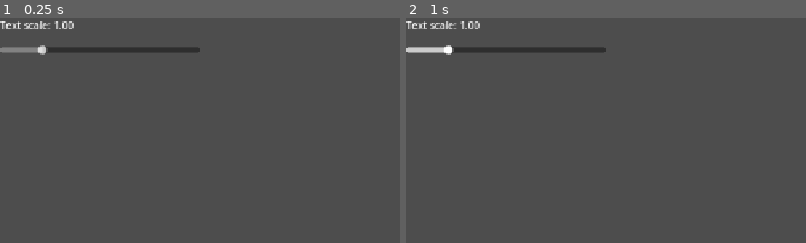
Above: before the commit, frames 1-2 (left to right).
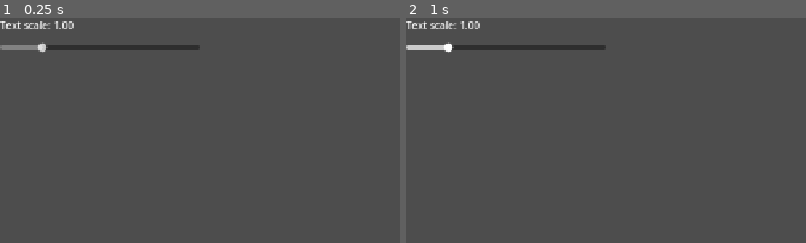
Above: after the commit, the same moments.

Repository: xabiervc/final-thaw
Game: Godot game, scene res://scenes/ui/options_menu.tscn
Two runs of this game, one before a commit and one after it. Both use one fixed random seed, a clock stepped at 60 frames per second and the inputs below. This scene is started directly instead of the project's main scene.
Inputs (mouse positions are % of the whole screen's width and height, from its top left):
- Up to frame 1 (0.25 s): no input
- Up to frame 2 (1 s): tap Enter at 0.5 s; move the mouse to (72, 45) at 0.52 s; hold D (move_right) from 0.53 s (still down); hold E (interact) from 0.53 s (still down); click (72, 45) at 0.67 s; tap Tab (scan) at 0.8 s
The pictures show only the part of the screen within x 0-50%, y 0-50%; the shares and areas given below are measured in that part.

The runs differ from the first frame. In frame 1, 1.0% of the frame differs, in the area x 0-50%, y 10-17%; in frame 2, 1.0%.
Error before the commit: Invalid call. Nonexistent function 'get_flag' in base 'Node (game_manager.gd)'. (res://scripts/ui/options_menu.gd:35)
Error after the commit: Invalid call. Nonexistent function 'get_flag' in base 'Node (game_manager.gd)'. (res://scripts/ui/options_menu.gd:38)

Commit message:
feat(accessibility): add runtime remapping for core actions

Diff:
--- /dev/null
+++ b/scripts/managers/input_remap_manager.gd
@@ -0,0 +1,44 @@
+class_name InputRemapManager
+extends RefCounted
+
+## Runtime keyboard remapping for core gameplay actions.
+## Bindings are persisted through GameStateManager.
+
+const REMAPPABLE_ACTIONS: Array[String] = ["interact", "jump", "scan"]
+
+static func current_keycode(action: String) -> int:
+	if not InputMap.has_action(action):
+		return KEY_NONE
+	for event in InputMap.action_get_events(action):
+		var key_event := event as InputEventKey
+		if key_event != null:
+			return key_event.physical_keycode
+	return KEY_NONE
+
+static func rebind(action: String, keycode: int, save_binding: bool = true) -> bool:
+	if not REMAPPABLE_ACTIONS.has(action) or keycode == KEY_NONE:
+		return false
+	if not InputMap.has_action(action):
+		InputMap.add_action(action)
+
+	for event in InputMap.action_get_events(action):
+		if event is InputEventKey:
+			InputMap.action_erase_event(action, event)
+
+	var key_event := InputEventKey.new()
+	key_event.physical_keycode = keycode
+	InputMap.action_add_event(action, key_event)
+
+	if save_binding:
+		GameStateManager.set_nested(["input_rebinds", action], keycode)
+	return true
+
+static func restore_all() -> void:
+	for action in REMAPPABLE_ACTIONS:
+		var keycode: Variant = GameStateManager.get_nested(["input_rebinds", action], KEY_NONE)
+		if typeof(keycode) == TYPE_INT and keycode != KEY_NONE:
+			rebind(action, int(keycode), false)
+
+static func reset_all() -> void:
+	for action in REMAPPABLE_ACTIONS:
+		GameStateManager.set_nested(["input_rebinds", action], KEY_NONE)
--- a/scripts/managers/input_setup.gd
+++ b/scripts/managers/input_setup.gd
@@ -31,6 +31,7 @@
 			InputMap.action_add_event(action, ev)
 	_add_mouse("attack_primary", MOUSE_BUTTON_LEFT)
 	_add_mouse("attack_secondary", MOUSE_BUTTON_RIGHT)
+	InputRemapManager.restore_all()
 
 func _add_mouse(action: String, button: int) -> void:
 	var ev := InputEventMouseButton.new()
--- a/scripts/managers/narrative_text_manager.gd
+++ b/scripts/managers/narrative_text_manager.gd
@@ -29,6 +29,9 @@
 	var value: Variant = texts.get(property_name)
 	return str(value) if value != null else fallback
 
+static func get_option(property_name: String, fallback: String = "") -> String:
+	return _text(property_name, fallback)
+
 static func get_menu_title() -> String:
 	return _text("menu_title", "Final Thaw")
 
@@ -168,6 +171,12 @@
 
 static func get_options_colorblind_tritanopia() -> String:
 	return _text("options_colorblind_tritanopia", "Tritanopia")
+
+static func get_options_remap_title() -> String:
+	return _text("options_remap_title", "Controls")
+
+static func get_options_press_key() -> String:
+	return _text("options_press_key", "Press a key...")
 
 static func get_credits_title() -> String:
 	return _text("credits_title", "FINAL THAW\nPhase 0 Prototype")
--- a/scripts/ui/options_menu.gd
+++ b/scripts/ui/options_menu.gd
@@ -1,6 +1,9 @@
 extends Control
 
 const MAIN_MENU_PATH := "res://scenes/ui/main_menu.tscn"
+
+var awaiting_rebind: String = ""
+var remap_buttons: Dictionary = {}
 
 func _ready() -> void:
 	set_anchors_preset(Control.PRESET_FULL_RECT)
@@ -12,7 +15,7 @@
 	center.set_anchors_preset(Control.PRESET_FULL_RECT)
 	add_child(center)
 	var vbox := VBoxContainer.new()
-	vbox.add_theme_constant_override("separation", 16)
+	vbox.add_theme_constant_override("separation", 12)
 	center.add_child(vbox)
 
 	var scale_label := Label.new()
@@ -75,6 +78,28 @@
 		GameManager.stats_changed.emit())
 	vbox.add_child(colorblind_option)
 
+	var remap_label := Label.new()
+	remap_label.text = _remap_title()
+	vbox.add_child(remap_label)
+
+	for action in InputRemapManager.REMAPPABLE_ACTIONS:
+		var row := HBoxContainer.new()
+		row.add_theme_constant_override("separation", 12)
+		vbox.add_child(row)
+
+		var action_label := Label.new()
+		action_label.text = _action_text(action)
+		action_label.custom_minimum_size = Vector2(160, 0)
+		row.add_child(action_label)
+
+		var remap_button := Button.new()
+		remap_button.custom_minimum_size = Vector2(160, 36)
+		remap_button.pressed.connect(_on_remap_pressed.bind(action))
+		row.add_child(remap_button)
+		remap_buttons[action] = remap_button
+
+	_refresh_remap_buttons()
+
 	var back := Button.new()
 	back.text = _back_text()
 	back.add_theme_font_size_override("font_size", int(18.0 * AccessibilityManager.ui_scale()))
@@ -132,10 +157,62 @@
 	var text: String = NarrativeTextManager.get_options_colorblind_tritanopia()
 	return text if not text.is_empty() else "Tritanopia"
 
+func _remap_title() -> String:
+	var text: String = NarrativeTextManager.get_options_remap_title()
+	return text if not text.is_empty() else ("Controles" if NarrativeTextManager.current_locale == "es" else "Controls")
+
+func _action_text(action: String) -> String:
+	var text: String = NarrativeTextManager.get_option("remap_%s" % action, "")
+	if not text.is_empty():
+		return text
+	match action:
+		"interact":
+			return "Interactuar" if NarrativeTextManager.current_locale == "es" else "Interact"
+		"jump":
+			return "Saltar" if NarrativeTextManager.current_locale == "es" else "Jump"
+		"scan":
+			return "Escanear" if NarrativeTextManager.current_locale == "es" else "Scan"
+	return action
+
+func _press_key_text() -> String:
+	var text: String = NarrativeTextManager.get_options_press_key()
+	return text if not text.is_empty() else ("Pulsa una tecla..." if NarrativeTextManager.current_locale == "es" else "Press a key...")
+
 func _back_text() -> String:
 	var text: String = NarrativeTextManager.get_options_back_button()
 	return text if not text.is_empty() else ("Volver" if NarrativeTextManager.current_locale == "es" else "Back")
 
+func _key_name(keycode: int) -> String:
+	if keycode == KEY_NONE:
+		return "-"
+	return OS.get_keycode_string(keycode)
+
+func _refresh_remap_buttons() -> void:
+	for action in remap_buttons:
+		var button: Button = remap_buttons[action]
+		if awaiting_rebind == action:
+			button.text = _press_key_text()
+		else:
+			button.text = _key_name(InputRemapManager.current_keycode(action))
+
+func _on_remap_pressed(action: String) -> void:
+	awaiting_rebind = action
+	_refresh_remap_buttons()
+
+func _unhandled_input(event: InputEvent) -> void:
+	if awaiting_rebind.is_empty():
+		return
+	var key_event := event as InputEventKey
+	if key_event == null or not key_event.pressed or key_event.echo:
+		return
+	if key_event.physical_keycode == KEY_ESCAPE:
+		awaiting_rebind = ""
+		_refresh_remap_buttons()
+		return
+	if InputRemapManager.rebind(awaiting_rebind, key_event.physical_keycode):
+		awaiting_rebind = ""
+		_refresh_remap_buttons()
+
 func _on_back_pressed() -> void:
 	GameManager.save_game(0)
 	GameManager.change_scene(MAIN_MENU_PATH)
--- a/tests/test_vertical_slice.gd
+++ b/tests/test_vertical_slice.gd
@@ -15,6 +15,7 @@
 	_check_accessibility_text_contract()
 	_check_accessibility_manager()
 	_check_colorblind_palettes()
+	_check_input_remapping()
 	_check_rescue_persistence()
 	print("Vertical slice rules: %s" % ("PASS" if failed == 0 else "FAIL (%d)" % failed))
 	get_tree().quit(1 if failed > 0 else 0)
@@ -112,6 +113,8 @@
 	_expect(not NarrativeTextManager.get_options_text_scale().is_empty(), "Options text-scale fallback exists")
 	_expect(not NarrativeTextManager.get_options_back_button().is_empty(), "Options back fallback exists")
 	_expect(not NarrativeTextManager.get_credits_title().is_empty(), "Credits title fallback exists")
+	_expect(not NarrativeTextManager.get_options_remap_title().is_empty(), "Remap title fallback exists")
+	_expect(not NarrativeTextManager.get_options_press_key().is_empty(), "Press-key fallback exists")
 
 func _check_hud_text_contract() -> void:
 	_expect(not NarrativeTextManager.get_hud_civilian_aid(4).is_empty(), "HUD civilian aid fallback exists")
@@ -172,6 +175,17 @@
 	GameManager.colorblind_mode = previous_mode
 	GameManager.set_flag("accessibility_high_contrast", previous_contrast)
 
+func _check_input_remapping() -> void:
+	var original_key: int = InputRemapManager.current_keycode("interact")
+	var rebound: bool = InputRemapManager.rebind("interact", KEY_R)
+	var stored: Variant = GameStateManager.get_nested(["input_rebinds", "interact"], KEY_NONE)
+	_expect(rebound and InputRemapManager.current_keycode("interact") == KEY_R, "Interact can be rebound")
+	_expect(stored is int and stored == KEY_R, "Interact rebinding persists")
+
+	InputRemapManager.rebind("interact", original_key, false)
+	GameStateManager.set_nested(["input_rebinds", "interact"], KEY_NONE)
+	_expect(InputRemapManager.current_keycode("interact") == original_key, "Interact original binding is restored")
+
 func _check_rescue_persistence() -> void:
 	var previous: int = GameManager.civilian_aid
 	GameManager.civilian_aid = 2
